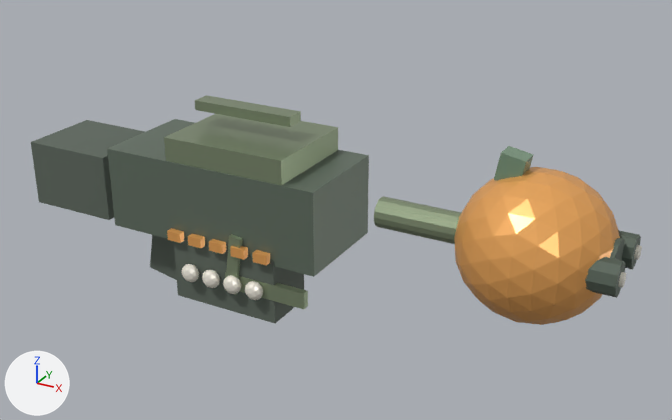
An edit to the glTF model public/models/skins/halloween-lmg.glb, drawn before and after from the same camera.
Both versions are drawn from a 50 mm camera at (1.7, -2.55, 1.32) aimed at (0.26, 0.06, 0.01). The axes (+X, +Y, +Z) are drawn at lower left. The lights are the same throughout. The older version comes first. Where no turn or scale is listed for an object, it has been applied to the vertices.
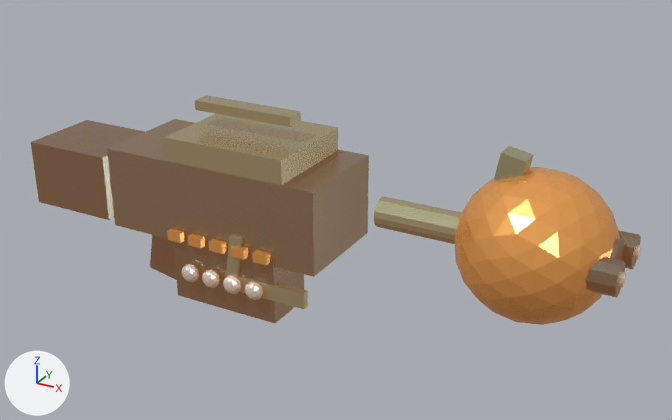
Diff of the bpy script that builds the scene:
```diff
--- a/public/models/skins/halloween-lmg.glb.py
+++ b/public/models/skins/halloween-lmg.glb.py
@@ mat_pumpkin_rubber @@
 mat_pumpkin_rubber.base_color = (0.114, 0.141, 0.114)  # dark grey #5f695f
-mat_pumpkin_rubber.metallic = 0.08
-mat_pumpkin_rubber.roughness = 0.74
+mat_pumpkin_rubber.metallic = 0.72
+mat_pumpkin_rubber.roughness = 0.27
+mat_pumpkin_rubber.emission_strength = 1.0
+mat_pumpkin_rubber.emission_color = (0.11, 0.035, 0.008)  # brown #5d3516
@@ mat_pumpkin_body @@
 mat_pumpkin_body.base_color = (0.145, 0.188, 0.145)  # grey #6a786a
-mat_pumpkin_body.metallic = 0.32
-mat_pumpkin_body.roughness = 0.44
+mat_pumpkin_body.metallic = 0.72
+mat_pumpkin_body.roughness = 0.27
+mat_pumpkin_body.emission_strength = 1.0
+mat_pumpkin_body.emission_color = (0.11, 0.035, 0.008)  # brown #5d3516
@@ mat_pumpkin_metal @@
 mat_pumpkin_metal.roughness = 0.3
+mat_pumpkin_metal.emission_strength = 1.0
+mat_pumpkin_metal.emission_color = (0.11, 0.035, 0.008)  # brown #5d3516
@@ mat_pumpkin_dark @@
 mat_pumpkin_dark.base_color = (0.0941, 0.125, 0.098)  # dark grey #566358
-mat_pumpkin_dark.metallic = 0.22
+mat_pumpkin_dark.metallic = 0.72
 mat_pumpkin_dark.roughness = 0.64
+mat_pumpkin_dark.emission_strength = 1.0
@@ mat_pumpkin_accent @@
 mat_pumpkin_accent.base_color = (0.925, 0.435, 0.122)  # orange #f6b062
-mat_pumpkin_accent.metallic = 0.35
-mat_pumpkin_accent.roughness = 0.32
+mat_pumpkin_accent.metallic = 0.72
+mat_pumpkin_accent.roughness = 0.27
+mat_pumpkin_accent.emission_strength = 1.0
+mat_pumpkin_accent.emission_color = (0.11, 0.035, 0.008)  # brown #5d3516
@@ mat_pumpkin_candy @@
 mat_pumpkin_candy.base_color = (0.949, 0.906, 0.8)  # white #f9f4e7
-mat_pumpkin_candy.metallic = 0.2
+mat_pumpkin_candy.metallic = 0.72
 mat_pumpkin_candy.roughness = 0.3
+mat_pumpkin_candy.emission_strength = 1.0
@@ mat_pumpkin_glass @@
 mat_pumpkin_glass.base_color = (0.259, 0.404, 0.271)  # greyish green #8baa8e
-mat_pumpkin_glass.metallic = 0.45
+mat_pumpkin_glass.metallic = 0.72
 mat_pumpkin_glass.roughness = 0.23
+mat_pumpkin_glass.emission_strength = 1.0
```

Where the change shows, as pixel boxes (x1, y1, x2, y2) in the pictures (672 x 420 px):
'RECEIVER', surface changed, recoloured
    both: (107, 119, 369, 277)
'PUMPKIN_MUZZLE_HOUSING', surface changed, recoloured
    both: (454, 167, 620, 325)
'FEED_COVER', recoloured, surface changed
    both: (164, 114, 338, 185)
'STOCK', surface changed, recoloured
    both: (31, 120, 145, 220)
'AMMO_BOX', surface changed, recoloured
    both: (174, 238, 304, 323)
'HEAVY_BARREL', recoloured, surface changed
    both: (374, 196, 462, 244)
'CARRY_HANDLE', recoloured, surface changed
    both: (195, 95, 301, 127)
'PUMPKIN_MOUTH_BARREL_0.1', surface changed
    both: (585, 257, 625, 298)
'BELT_COVER', recoloured, surface changed
    both: (225, 272, 308, 309)
'PUMPKIN_STEM', surface changed
    both: (494, 146, 534, 181)
'PISTOL_GRIP', surface changed, recoloured
    both: (150, 235, 177, 280)
'PUMPKIN_MOUTH_BARREL_-0.1', surface changed
    both: (618, 230, 641, 269)
'BIPOD_R', recoloured, surface changed
    both: (225, 234, 243, 295)
'CANDY_AMMO_3', surface changed
    both: (245, 281, 263, 300)
'CANDY_AMMO_2', surface changed
    both: (223, 275, 241, 294)
'CANDY_AMMO_1', surface changed
    both: (202, 270, 220, 288)
'CANDY_AMMO_0', surface changed
    both: (181, 264, 199, 282)
'MUZZLE', surface changed
    both: (610, 238, 625, 260)
'FEED_BELT_LINK_4', surface changed, recoloured
    both: (252, 250, 270, 266)
'FEED_BELT_LINK_2', surface changed, recoloured
    both: (209, 239, 226, 254)
'FEED_BELT_LINK_3', surface changed, recoloured
    both: (230, 246, 248, 260)
'CANDY_CORE_0.1', surface changed
    both: (618, 272, 626, 288)
'CANDY_CORE_-0.1', surface changed
    both: (634, 245, 642, 260)
